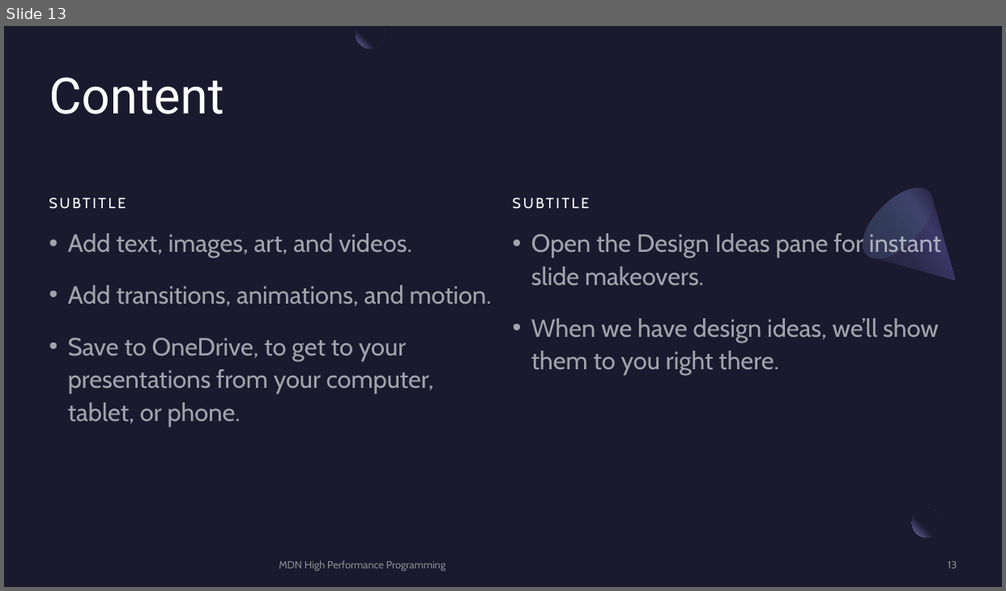
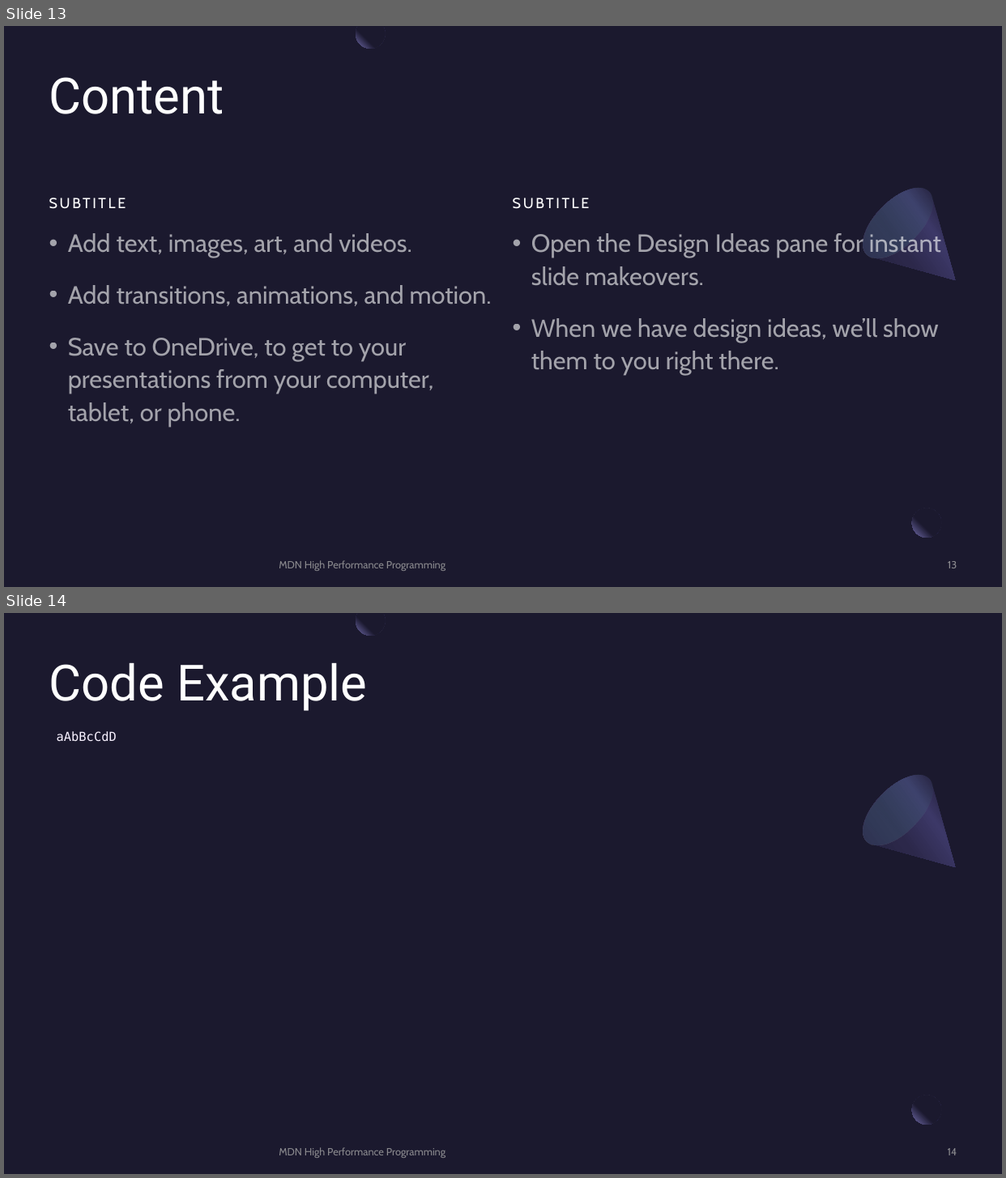
Before and after one commit to MonashDeepNeuron/HPP, a slide deck: templates/HPP_Template.pptx. Shown one above the other, each under a label of ours: slide 13 before the commit, slides 13 and 14 after it. The pictures are 1006x591 and 1006x1178 pixels, drawn with LibreOffice and Linux fonts; fonts in the diff are those of the drawing. Boxes give left, top, right and bottom in pixels: in the first picture for what was removed or moved away, otherwise in the second. Text is boxed around its words. In the diff, an @@ line names an element or a change of style, - is before the commit and + after.

```diff
--- a/templates/HPP_Template.pptx
+++ b/templates/HPP_Template.pptx
@@ slide 14 added at (x1=4, y1=613, x2=1002, y2=1174), background #1B192E; not listed: 2 template elements that a slide beside it also shows @@
@@ freeform shape added at (x1=356, y1=613, x2=385, y2=636), fill gradient #1B192E to #7771B2 @@
@@ title added at (x1=49, y1=662, x2=367, y2=711), 48 pt, text #FFFFFF @@
+Code Example
@@ text added at (x1=57, y1=731, x2=117, y2=742), 12 pt, text #F7F1FF @@
+aAbBcCdD
@@ freeform shape added at (x1=851, y1=763, x2=987, y2=899), fill gradient #2C284A to #3C3867 to #1B192E @@
@@ ellipse added at (x1=851, y1=763, x2=945, y2=857), fill gradient #454075 to #5BEFC1 @@
@@ text added at (x1=279, y1=1148, x2=445, y2=1158), 10 pt, text #A6A6A6 at 80% opacity @@
+MDN High Performance Programming
@@ page number added at (x1=948, y1=1148, x2=957, y2=1156), 10 pt, text #A6A6A6 at 80% opacity @@
+14
```
Also in this commit, not shown: 40 other files.
